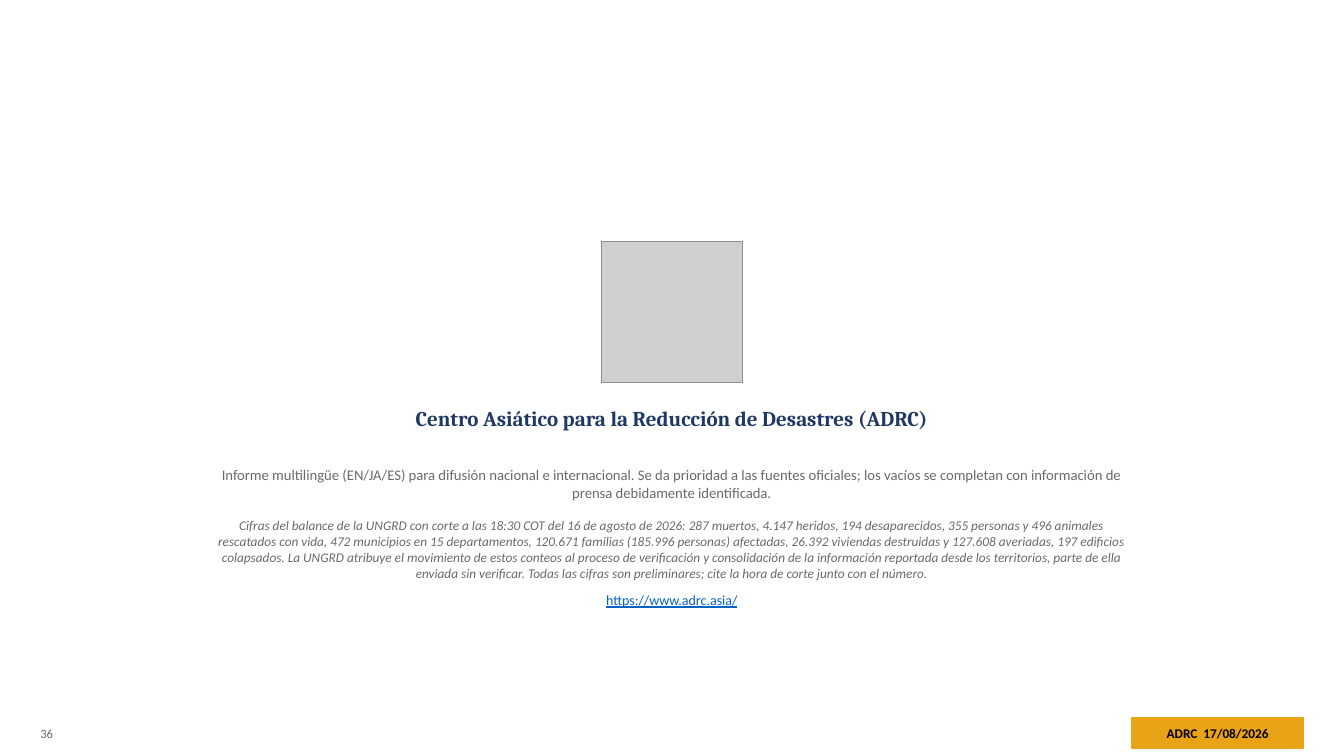
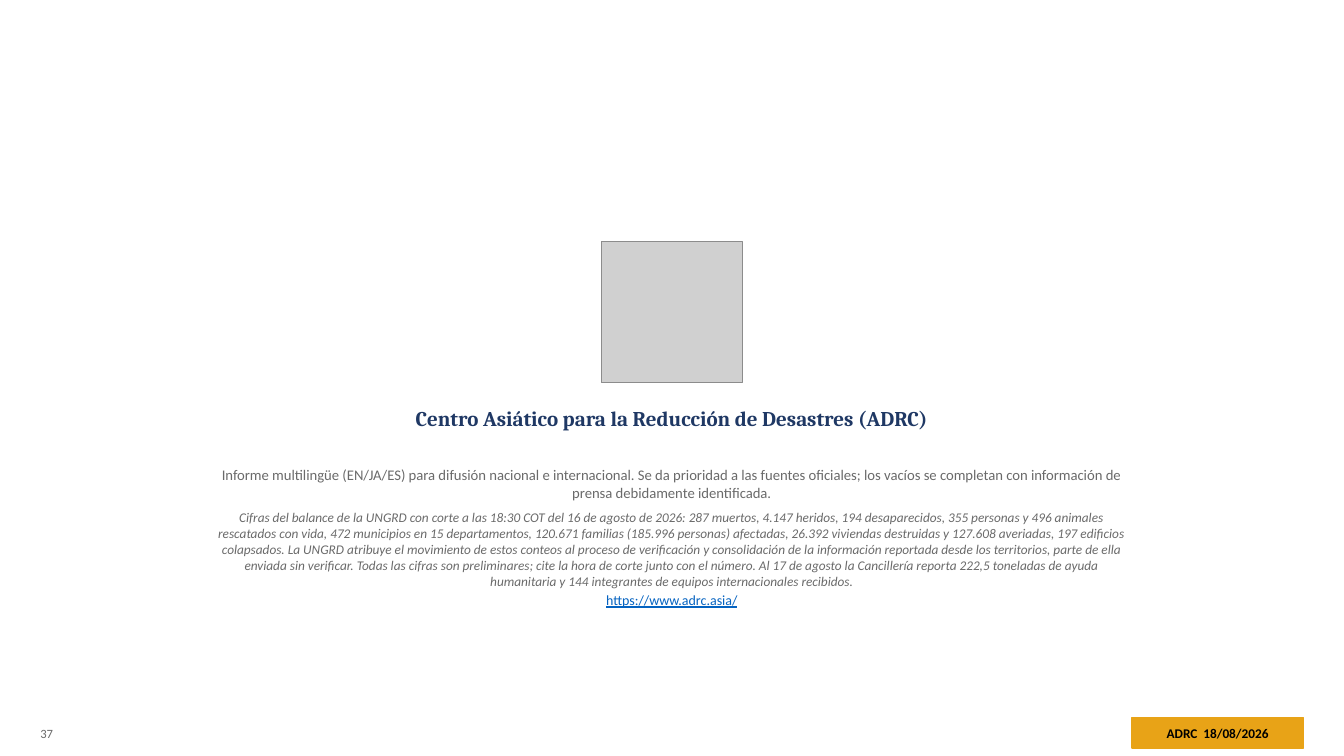
Before and after one commit to kochobi-max/whatsmap, a slide deck: slide 37 of reports/colombia_eq_20260810/output/ADRC_EQ_COL_Choco_20260810_ES.pptx (slide 36 before the commit). Drawn at 1344x756 pixels with LibreOffice and Linux fonts; fonts in the diff are those of the drawing; grey boxes stand for pictures. Boxes give left, top, right and bottom in pixels: in the first picture for what was removed or moved away, otherwise in the second. Text is boxed around its words. In the diff, an @@ line names an element or a change of style, - is before the commit and + after.

```diff
--- a/reports/colombia_eq_20260810/output/ADRC_EQ_COL_Choco_20260810_ES.pptx
+++ b/reports/colombia_eq_20260810/output/ADRC_EQ_COL_Choco_20260810_ES.pptx
@@ text at (218,513,1124,588): text changed @@
-Cifras del balance de la UNGRD con corte a las 18:30 COT del 16 de agosto de 2026: 287 muertos, 4.147 heridos, 194 desaparecidos, 355 personas y 496 animales rescatados con vida, 472 municipios en 15 departamentos, 120.671 familias (185.996 personas) afectadas, 26.392 viviendas destruidas y 127.608 averiadas, 197 edificios colapsados. La UNGRD atribuye el movimiento de estos conteos al proceso de verificación y consolidación de la información reportada desde los territorios, parte de ella enviada sin verificar. Todas las cifras son preliminares; cite la hora de corte junto con el número.
+Cifras del balance de la UNGRD con corte a las 18:30 COT del 16 de agosto de 2026: 287 muertos, 4.147 heridos, 194 desaparecidos, 355 personas y 496 animales rescatados con vida, 472 municipios en 15 departamentos, 120.671 familias (185.996 personas) afectadas, 26.392 viviendas destruidas y 127.608 averiadas, 197 edificios colapsados. La UNGRD atribuye el movimiento de estos conteos al proceso de verificación y consolidación de la información reportada desde los territorios, parte de ella enviada sin verificar. Todas las cifras son preliminares; cite la hora de corte junto con el número. Al 17 de agosto la Cancillería reporta 222,5 toneladas de ayuda humanitaria y 144 integrantes de equipos internacionales recibidos.
@@ text at (40,730,53,738): text changed @@
-36
+37
@@ text at (1167,728,1268,739): text changed @@
-ADRC 17/08/2026
+ADRC 18/08/2026
```
Also in this commit, not shown: 35 other slides changed, 1 slide added, 8 other files.
